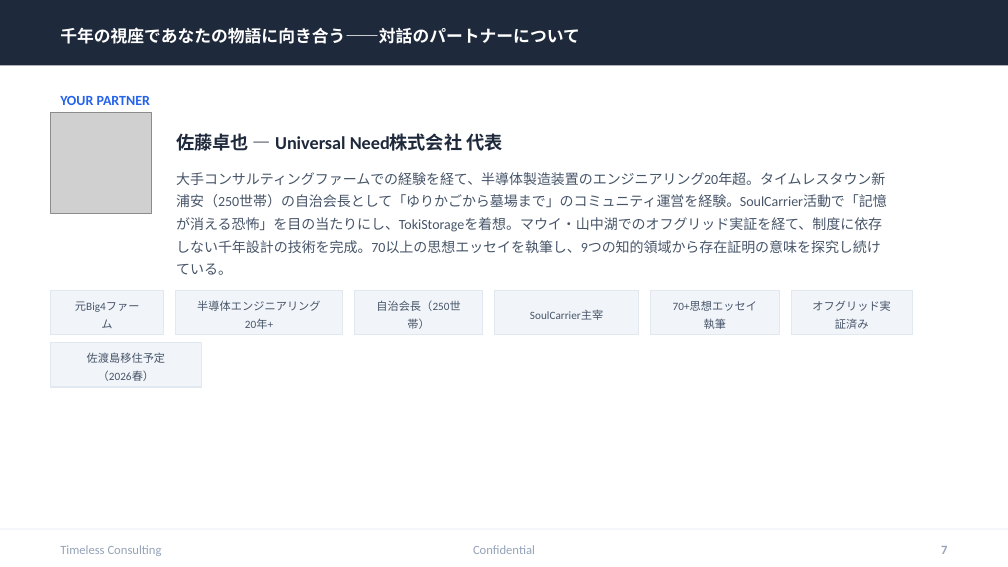
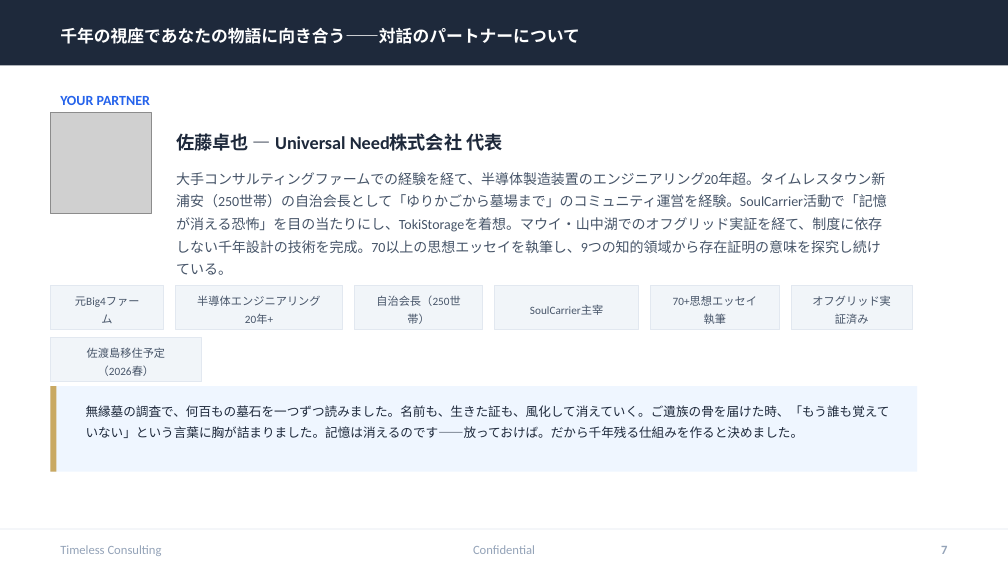
Before and after one commit to timeless-residents/pearlmemorial, a slide deck: slide 7 of toki/tokistorage-client-deck.pptx. Drawn at 1008x567 pixels with LibreOffice and Linux fonts; fonts in the diff are those of the drawing; grey boxes stand for pictures. Boxes give left, top, right and bottom in pixels: in the first picture for what was removed or moved away, otherwise in the second. Text is boxed around its words. In the diff, an @@ line names an element or a change of style, - is before the commit and + after.

```diff
--- a/toki/tokistorage-client-deck.pptx
+++ b/toki/tokistorage-client-deck.pptx
@@ 7 texts, 7 rectangles: place and size @@
-7 texts, 7 rectangles at [50,290,912,387]
+7 texts, 7 rectangles at [50,285,912,382]
@@ rectangle added at [50,386,917,472], fill #EFF6FF @@
@@ rectangle added at [50,386,56,472], fill #C9A962 @@
@@ text added at [86,405,890,438], 9 pt, text #1E293B @@
+無縁墓の調査で、何百もの墓石を一つずつ読みました。名前も、生きた証も、風化して消えていく。ご遺族の骨を届けた時、「もう誰も覚えていない」という言葉に胸が詰まりました。記憶は消えるのです——放っておけば。だから千年残る仕組みを作ると決めました。
```
Also in this commit, not shown: 1 other slide changed, 4 other files.
